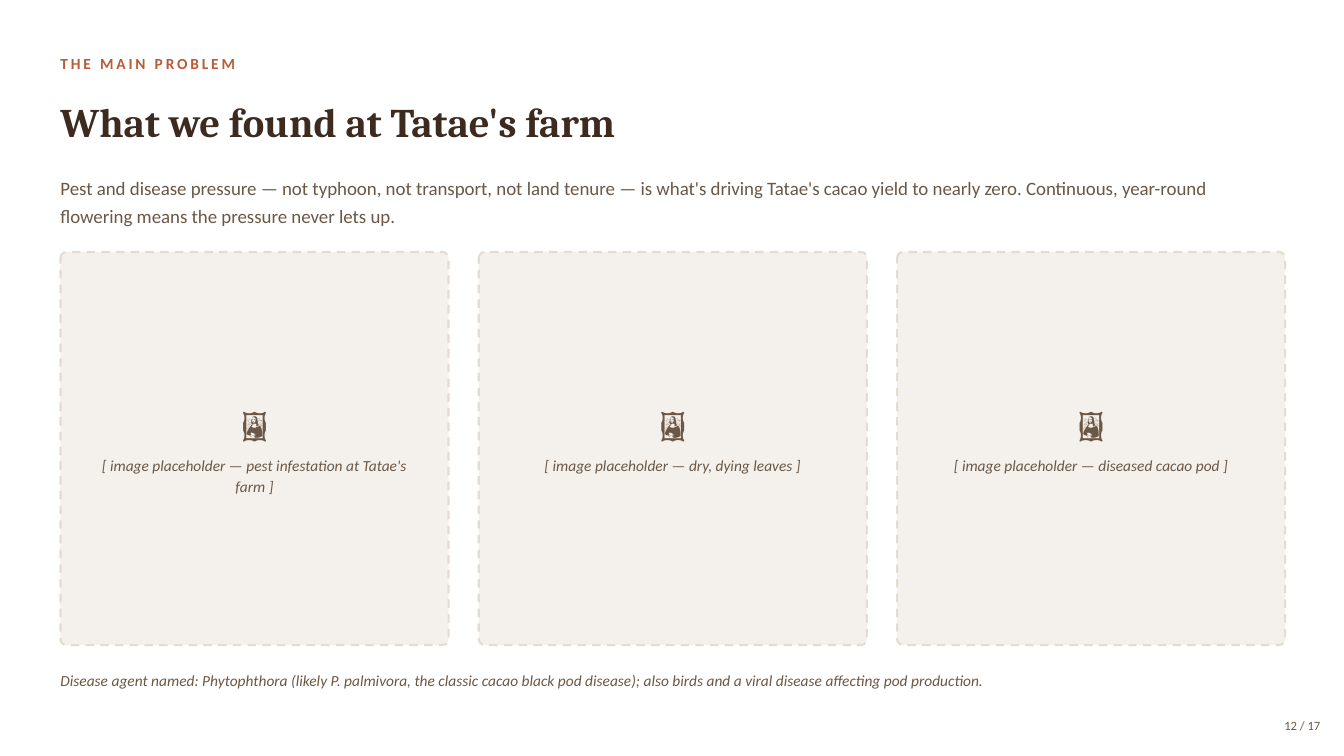
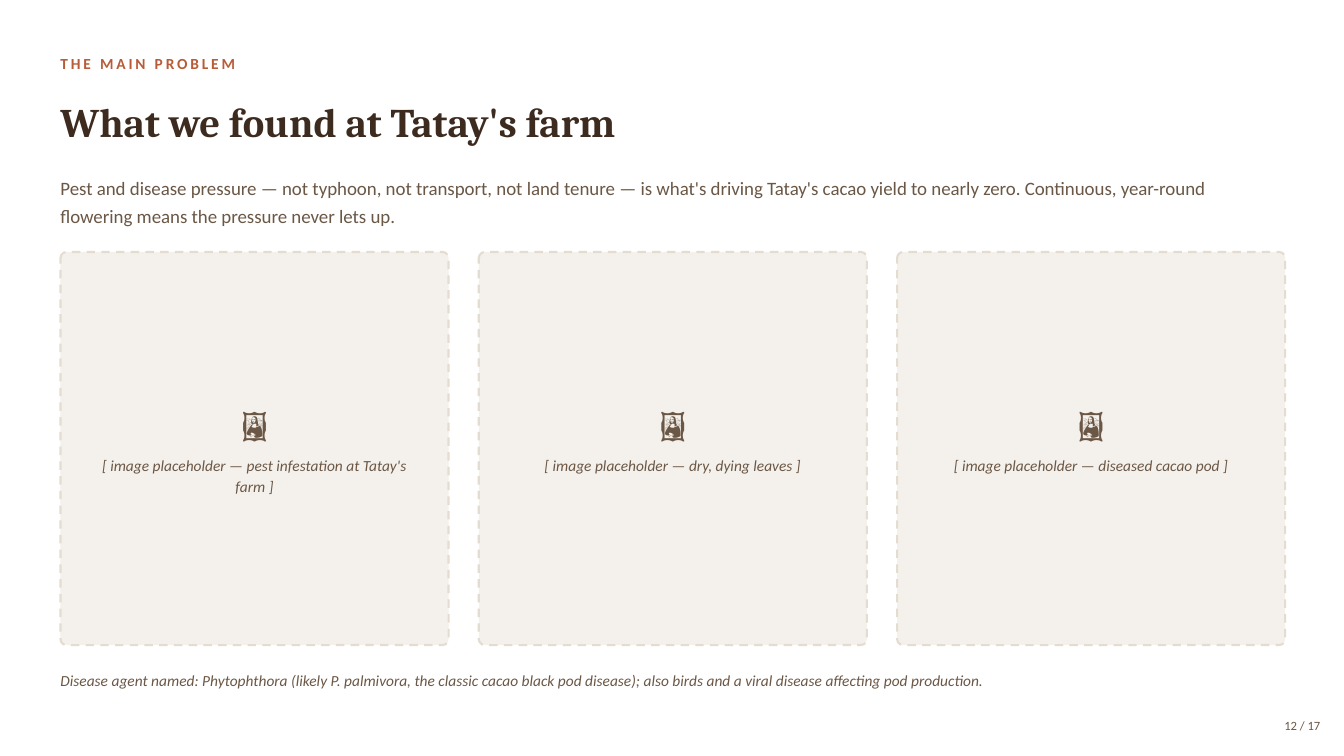
Before and after one commit to Abdullah-Nasir-Chowdhury/cacao-bicol-field-tools, a slide deck: slide 12 of Bicol-Cacao-Pitch.pptx. Drawn at 1344x756 pixels with LibreOffice and Linux fonts; fonts in the diff are those of the drawing. Boxes give left, top, right and bottom in pixels: in the first picture for what was removed or moved away, otherwise in the second. Text is boxed around its words. In the diff, an @@ line names an element or a change of style, - is before the commit and + after.

```diff
--- a/Bicol-Cacao-Pitch.pptx
+++ b/Bicol-Cacao-Pitch.pptx
@@ text at (60,108,616,146): text changed @@
-What we found at Tatae's farm
+What we found at Tatay's farm
@@ text at (60,182,1205,226): text changed @@
-Pest and disease pressure — not typhoon, not transport, not land tenure — is what's driving Tatae's cacao yield to nearly zero. Continuous, year-round flowering means the pressure never lets up.
+Pest and disease pressure — not typhoon, not transport, not land tenure — is what's driving Tatay's cacao yield to nearly zero. Continuous, year-round flowering means the pressure never lets up.
@@ text at (110,460,406,494): text changed @@
-[ image placeholder — pest infestation at Tatae's farm ]
+[ image placeholder — pest infestation at Tatay's farm ]
```
Also in this commit, not shown: 8 other slides changed, 16 other files.
